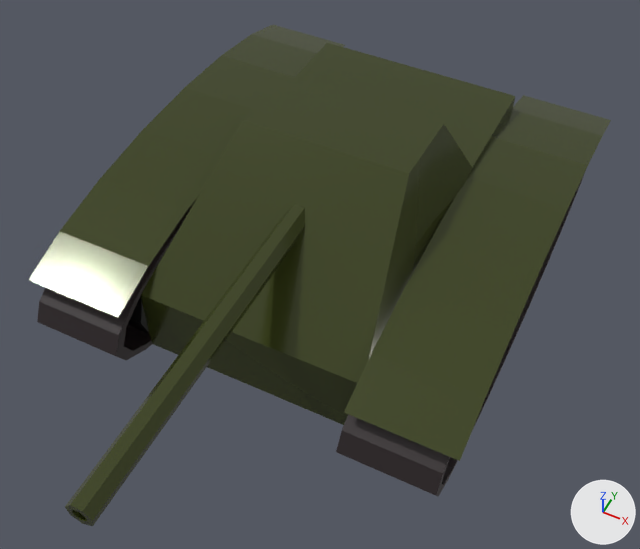
A saved change to the glTF model assets/tank_green.glb.
One viewpoint serves both versions: a camera (50 mm lens) standing at (0.641, -1.316, 1.696) and looking at (0.046, -0.124, 0.206). Arrows for +X, +Y and +Z are at lower right; the lights stay in place. Where no turn or scale is listed for an object, it has been applied to the vertices.
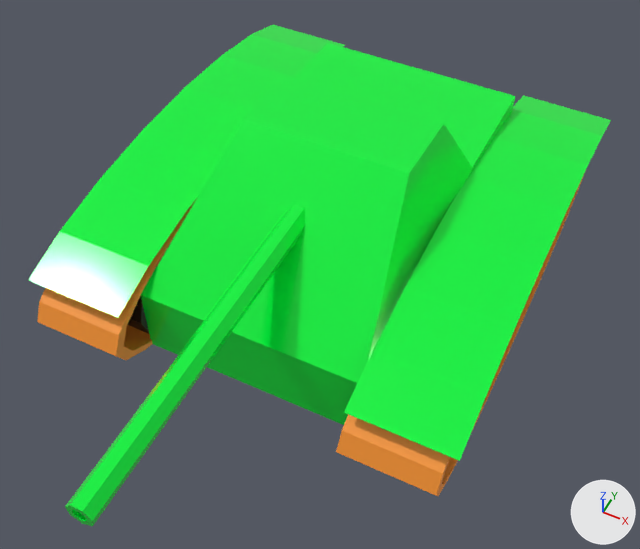
Commit message: Changed models materials

Pixel boxes [x1, y1, x2, y2] of what changed, in the pictures (640 x 549 px):
'Cube.001', recoloured: [141, 43, 515, 425] in both
'Cylinder.001', recoloured: [344, 95, 611, 461] in both
'Cylinder.002', recoloured: [29, 25, 345, 317] in both
'Cylinder.004', recoloured: [65, 204, 305, 526] in both
'Cylinder.005', recoloured (black to orange): [336, 173, 585, 496] in both
'Cylinder.011', recoloured (black to orange): [37, 198, 197, 361] in both

The change, as a diff of the scene's bpy script:
```diff
--- a/assets/tank_green.glb.py
+++ b/assets/tank_green.glb.py
@@ mat_material_001 @@
 mat_material_001 = principled_material('Material.001')
-mat_material_001.base_color = (0.0485, 0.0607, 0.0126)  # dark green #3e461d
+mat_material_001.base_color = (0.0, 1.0, 0.0564)  # green #00ff43
 mat_material_001.metallic = 0.207
@@ mat_material_002 @@
 mat_material_002 = principled_material('Material.002')
-mat_material_002.base_color = (0.0236, 0.0153, 0.0171)  # black #2a2123
+mat_material_002.base_color = (1.0, 0.318, 0.033)  # orange #ff9933
```
